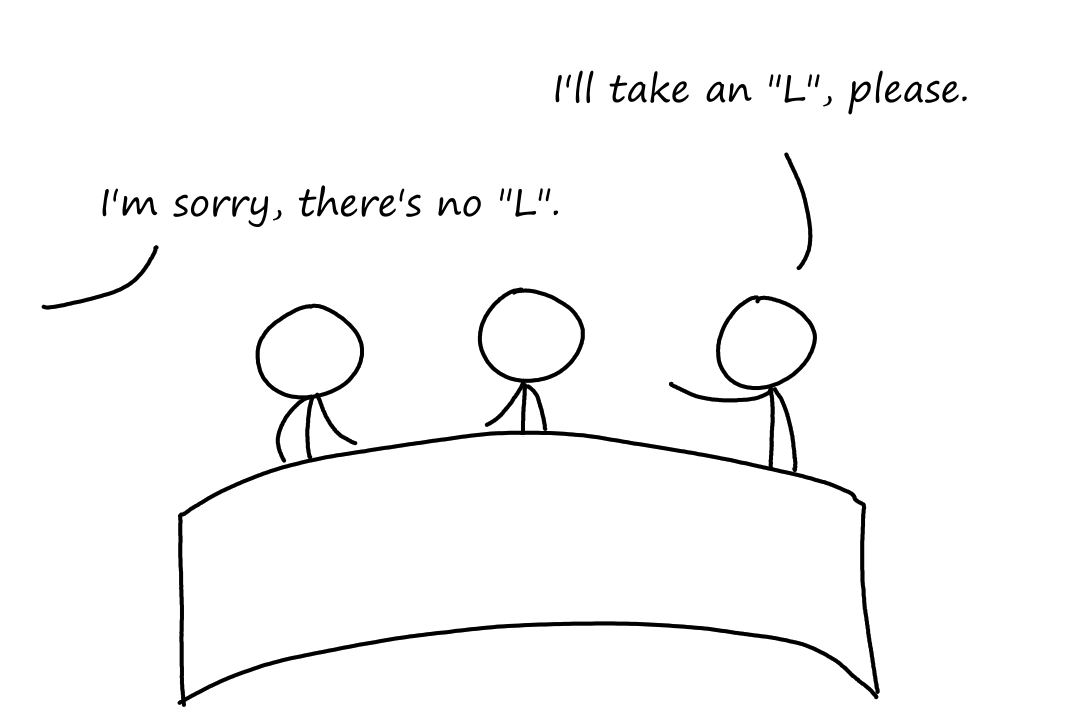
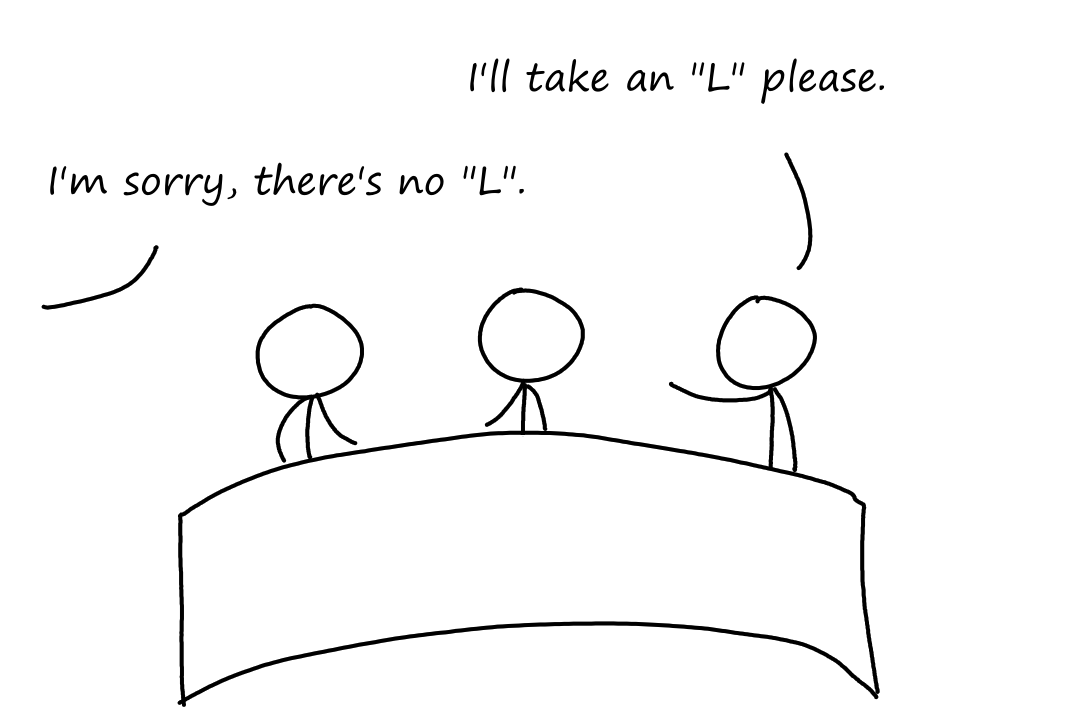
Before/after of a 1080x720 layered artwork. What changed in the layer stack:
painted on "Saying" over [50, 162, 559, 227]
